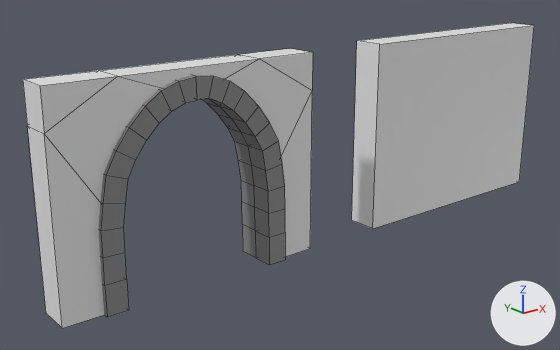
What one commit did to the Blender file udemy-class/game-assets-pack/Models/dungeon.blend.
Rendered twice from a 50 mm camera at (-3.22, -8.31, 4.62) aimed at (3.96, 0.66, 1.03). The lights are fixed; the arrows at lower right show +X, +Y and +Z. Mesh edges are drawn as thin lines.

Objects in the first picture: 'StoneDoor-4x3', 'StoneWall-4x3', 'door-frame'.
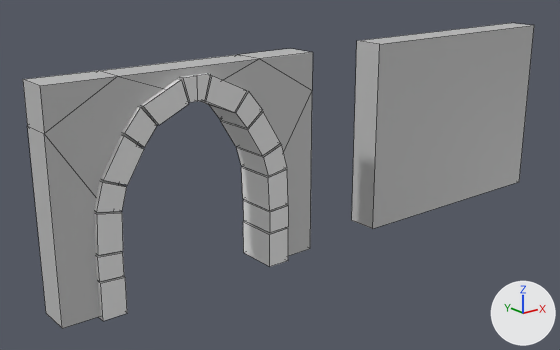
ob_frame_curve_001 is not drawn itself; it is used by a modifier of ob_door_frame_object_001.
ob_door_archway_mirror is not drawn itself; it is used by a modifier of ob_door_frame_object_001.

Pixel boxes [x1, y1, x2, y2] of what changed, in the pictures (560 x 350 px):
'StoneWall-4x3', recoloured
    both: [352, 23, 534, 229]
'StoneDoor-4x3', recoloured
    both: [23, 48, 313, 328]
'door-frame-object.001', added
    after: [94, 73, 289, 321]
'door-frame', hidden
    before: [99, 75, 285, 317]

The change, as a list of edits to the scene's bpy script:
```text
Change me_cube_004:
    used by ob_door_frame; location = (2.026, 0.25, 0.0); scale = (-0.12, -0.12, -0.12)
    remove me_cube_004.from_pydata(...)  # 48 vertices, 46 faces; spans x -0.1..12.0, y 0.0..2.7, z -24.4..0.0
    add me_cube_004.from_pydata(...)  # 168 vertices, 166 faces; spans x -0.1..12.0, y 0.0..2.7, z -24.4..0.0
    me_cube_004 part 1
    18 vertices are removed from x 2.2..12.0, y 0.0..2.7, z -23.9..-9.4
    34 faces are deleted
    4 vertices in x 9.5..12.0, y 0.0..2.7, z -3.6 move by (0.0, 0.0, 0.1)
    18 vertices move from x 1.4..12.0, y 0.0..2.7, z -23.1..-6.7 to x 1.3..11.9, y 0.0..2.7, z -23.1..-3.5
    97 vertices are added at x 1.4..12.0, y 0.0..2.7, z -23.9..-3.7
    36 new vertices lie (0.0, 2.6, 0.0) away from vertices in x 1.4..11.9, y 0.0, z -23.8..-6.6
    5 new vertices lie (0.0, 2.7, 0.0) away from vertices in x 2.1..12.0, y 0.0, z -23.9..-9.5
    114 new faces join them, mat_stone (grey #888888)
    40 new faces join them, mat_stone_mortar (dark grey #616161)
    add me_cube_004.materials.append(mat_stone_mortar)  # dark grey #616161
Change me_cube:
    where me_cube.from_pydata(...)  # 8 vertices, 6 faces; spans x 0.0..4.0, y 0.0..0.5, z 0.0..3.0
    add me_cube.materials.append(mat_stone_wall)  # light grey #c0c0c0
Change me_cube_003:
    where me_cube_003.from_pydata(...)  # 36 vertices, 32 faces; spans x 0.0..4.0, y 0.0..0.5, z 0.0..3.0
    add me_cube_003.materials.append(mat_stone_wall)  # light grey #c0c0c0
Add me_cube_008:
    me_cube_008.from_pydata([(0.614, -0.293, -0.584), (1.119, -0.293, -0.584), (0.614, -0.286, 0.078), (1.119, -0.286, 0.078), (0.614, 0.045, -0.587), (1.119, 0.045, -0.587), (0.614, 0.053, 0.074), (1.119, 0.053, 0.074), (1.142, -0.302, -0.584), (1.457, -0.302, -0.584), (1.142, -0.295, 0.078), (1.457, -0.295, 0.078), (1.142, 0.037, -0.587), (1.457, 0.037, -0.587), (1.142, 0.044, 0.074), (1.457, 0.044, 0.074)], [], [(0, 1, 3, 2), (2, 3, 7, 6), (6, 7, 5, 4), (4, 5, 1, 0), (2, 6, 4, 0), (7, 3, 1, 5), (8, 9, 11, 10), (10, 11, 15, 14), (14, 15, 13, 12), (12, 13, 9, 8), (10, 14, 12, 8), (15, 11, 9, 13)])
Add cu_door_frame_curve_direction_003:
    cu_door_frame_curve_direction_003 = bpy.data.curves.new('door-frame-curve-direction.003', 'CURVE')
    cu_door_frame_curve_direction_003.dimensions = '3D'
    _sp = cu_door_frame_curve_direction_003.splines.new('POLY'); _sp.points.add(9)
    _sp.points.foreach_set('co', [3.237, 0.0, 0.0, 0.0, 3.237, 0.0, 1.265, 0.0, 3.081, 0.0, 1.813, 0.0, 2.657, 0.0, 2.373, 0.0, 2.077, 0.0, 2.65, 0.0, 1.923, 0.0, 2.65, 0.0, 1.343, 0.0, 2.373, 0.0, 0.919, 0.0, 1.813, 0.0, 0.763, 0.0, 1.265, 0.0, 0.763, 0.0, 0.0, 0.0])
    _sp.order_v = 0
    _sp.resolution_v = 0
    _sp.use_endpoint_u = True
    _sp.use_smooth = False
    cu_door_frame_curve_direction_003.use_path_clamp = True
    cu_door_frame_curve_direction_003.fill_mode = 'FULL'
Change ob_door_frame:
    add ob_door_frame.hide_render = True
Add ob_door_archway_mirror:
    ob_door_archway_mirror = bpy.data.objects.new('door-archway-mirror', None)
    ob_door_archway_mirror.parent = ob_door_frame_object_001
    ob_door_archway_mirror.location = (2.026, 0.25, 0.0)
Add ob_door_frame_object_001:
    ob_door_frame_object_001 = bpy.data.objects.new('door-frame-object.001', me_cube_008)  # modifiers ARRAY, CURVE, MIRROR
    ob_door_frame_object_001.parent = ob_door_frame_modifiers_miror
    ob_door_frame_object_001.location = (-0.649, 0.0, 0.0)
Add ob_frame_curve_001:
    ob_frame_curve_001 = bpy.data.objects.new('frame-curve.001', cu_door_frame_curve_direction_003)
    ob_frame_curve_001.parent = ob_door_frame_modifiers_miror
    ob_frame_curve_001.location = (0.0, 0.0, 0.0)
Add ob_door_frame_modifiers_miror:
    ob_door_frame_modifiers_miror = bpy.data.objects.new('door-frame-modifiers-miror', None)
    ob_door_frame_modifiers_miror.parent = ob_stonedoor_4x3
    ob_door_frame_modifiers_miror.location = (0.0264, 0.0, 0.0)
```
